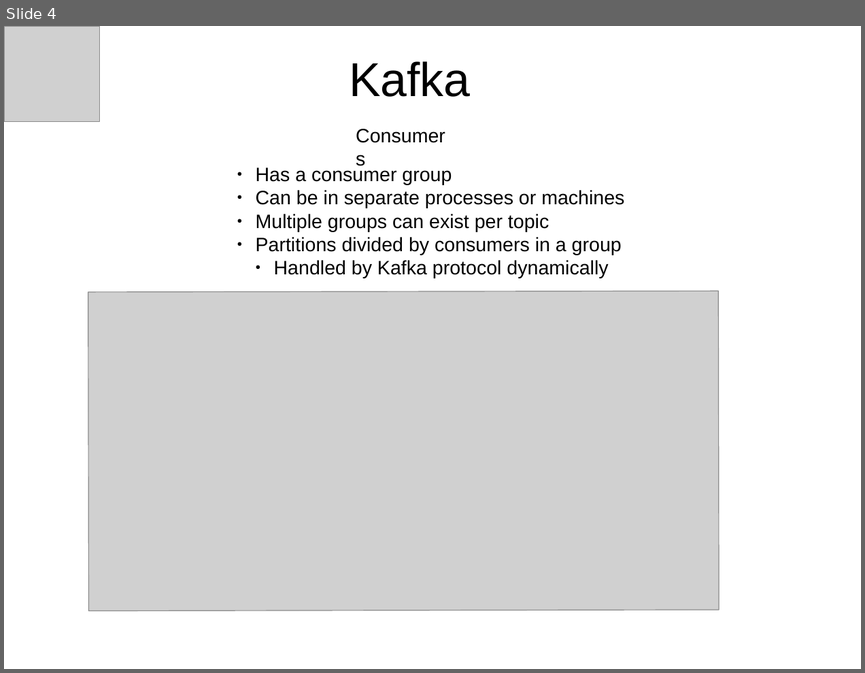
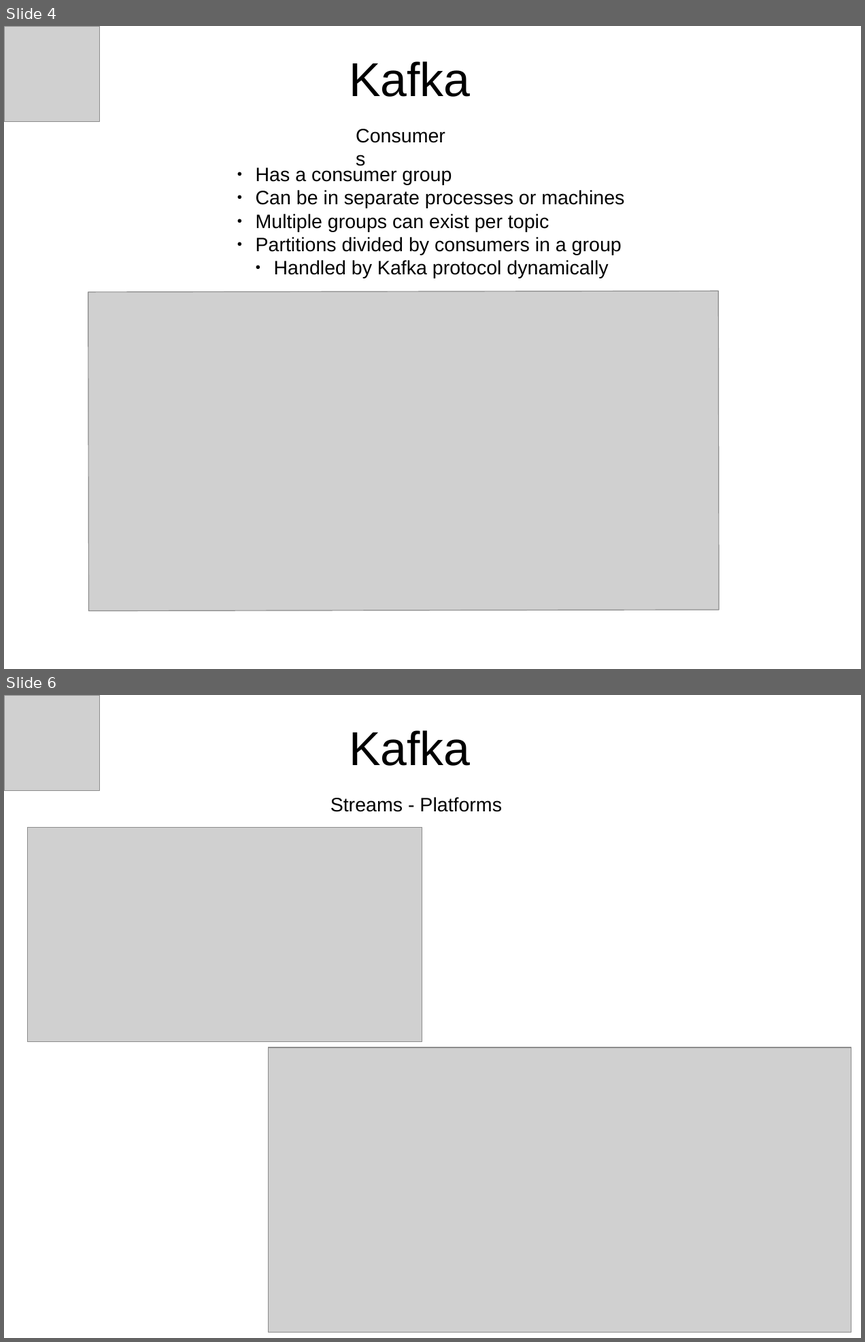
Before and after one commit to mmaia/kafka-simple-demo, a slide deck: kafka-quick-ref.odp. Shown one above the other, each under a label of ours: slide 4 before the commit, slides 4 and 6 after it; the slides between them are not shown. The pictures are 865x673 and 865x1342 pixels, drawn with LibreOffice and Linux fonts; fonts in the diff are those of the drawing; grey boxes stand for pictures. Boxes give left, top, right and bottom in pixels: in the first picture for what was removed or moved away, otherwise in the second. Text is boxed around its words. In the diff, an @@ line names an element or a change of style, - is before the commit and + after.

Commit message:
WIP: working on kafka presentation

```diff
--- a/kafka-quick-ref.odp
+++ b/kafka-quick-ref.odp
@@ slide 6 added at (x1=4, y1=695, x2=861, y2=1338), background #FFFFFF @@
@@ picture added at (x1=4, y1=695, x2=100, y2=791) @@
@@ text added at (x1=349, y1=730, x2=470, y2=766), 44 pt, text #000000 @@
+Kafka
@@ text added at (x1=330, y1=797, x2=502, y2=812), 18 pt, text #000000 @@
+Streams - Platforms
@@ picture added at (x1=27, y1=827, x2=422, y2=1042) @@
@@ picture added at (x1=269, y1=1047, x2=851, y2=1331) @@
```
Also in this commit, not shown: 1 slide changed, 5 other slides added.
